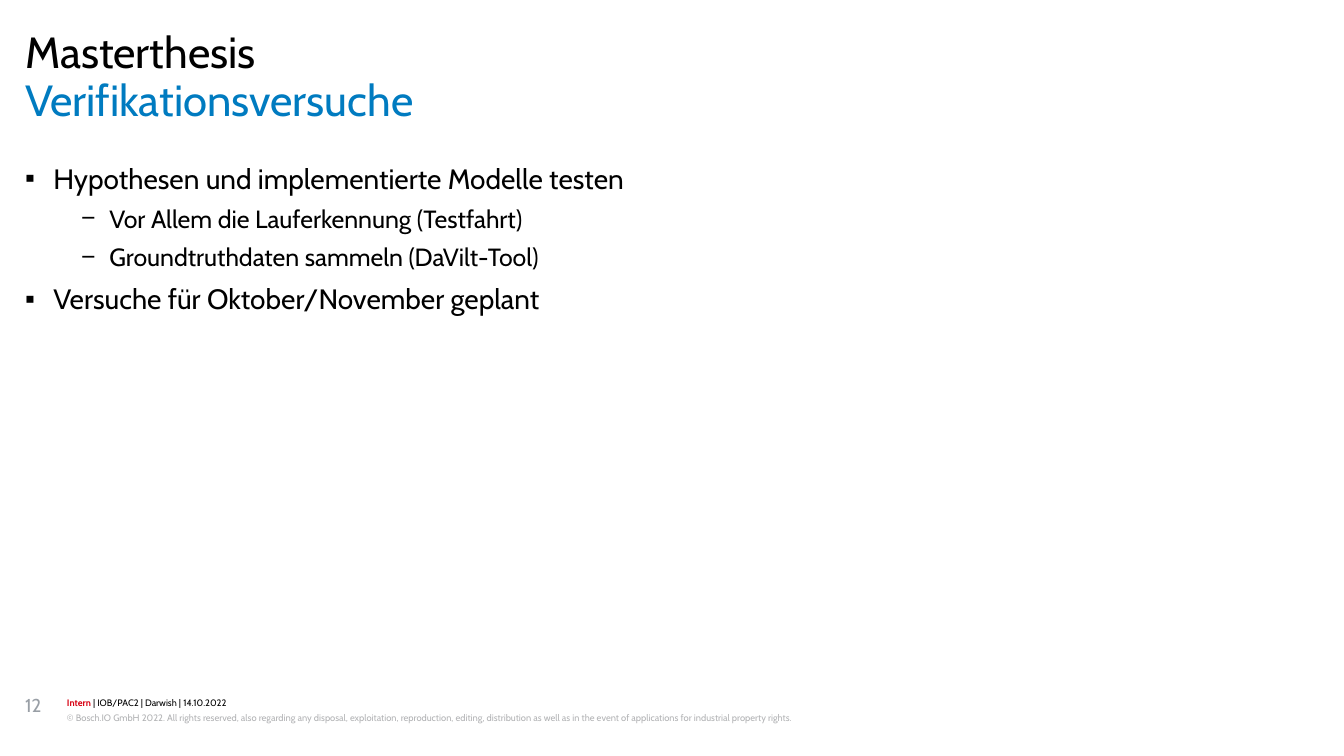
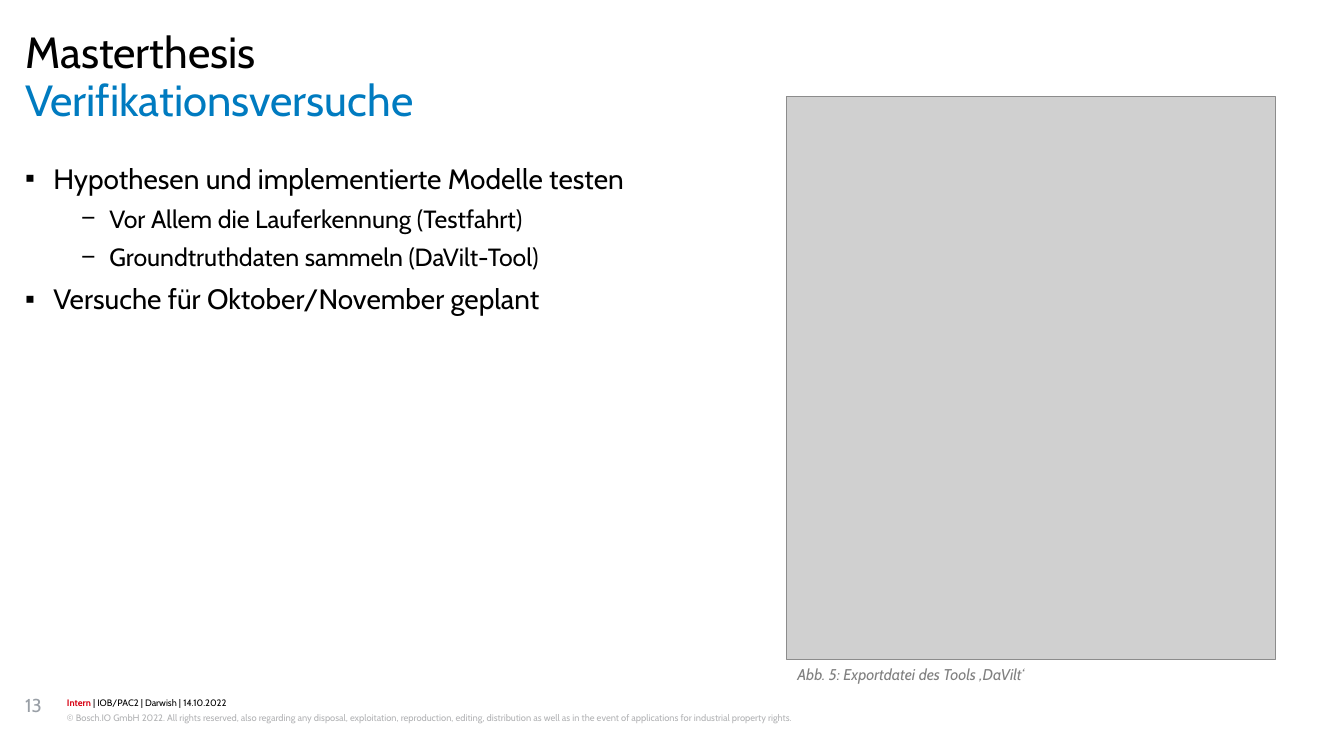
Before and after one commit to OaysDarwish/MasterArbeit, a slide deck: slide 13 of Zwischenvortrag_converted.pptx (slide 12 before the commit). Drawn at 1344x756 pixels with LibreOffice and Linux fonts; fonts in the diff are those of the drawing; grey boxes stand for pictures; background and template pictures are left out. Boxes give left, top, right and bottom in pixels: in the first picture for what was removed or moved away, otherwise in the second. Text is boxed around its words. In the diff, an @@ line names an element or a change of style, - is before the commit and + after.

```diff
--- a/Zwischenvortrag_converted.pptx
+++ b/Zwischenvortrag_converted.pptx
@@ picture added at bbox=[786, 96, 1275, 659] @@
@@ text added at bbox=[797, 668, 1024, 684], 10 pt, text #808080, italic @@
+Abb. 5: Exportdatei des Tools ‚DaVilt‘
@@ page number at bbox=[25, 699, 42, 712]: text changed @@
-12
+13
```
Also in this commit, not shown: 6 other slides changed, 4 slides added, 4 slides removed, 1 other file.
